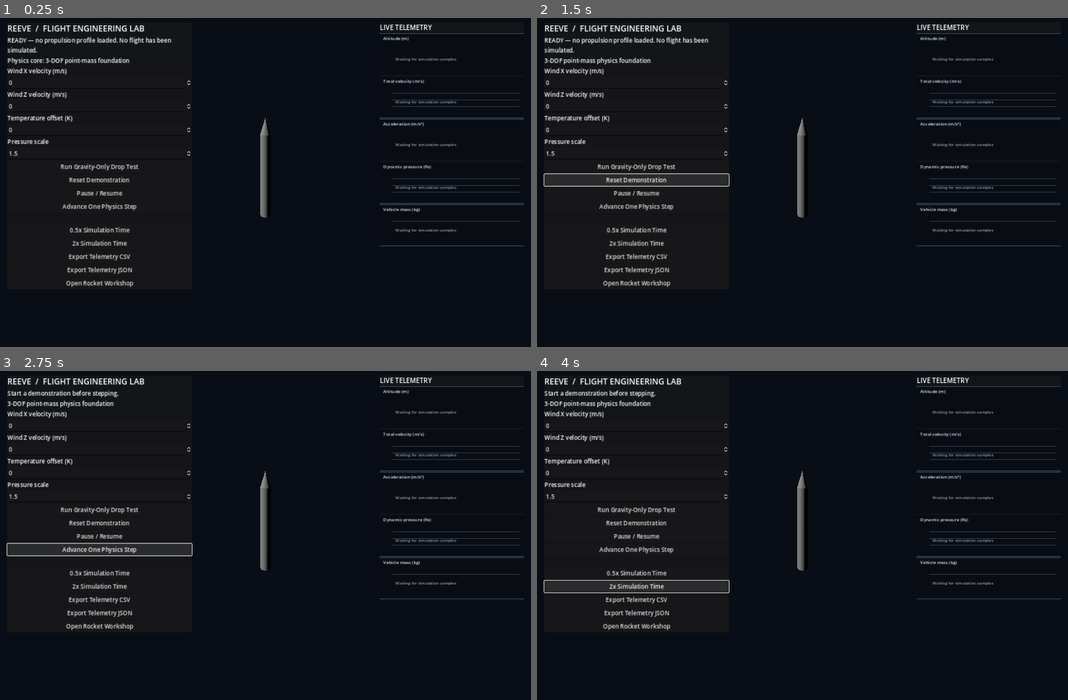
Above: before the commit, frames 1-4 (two rows, left to right).
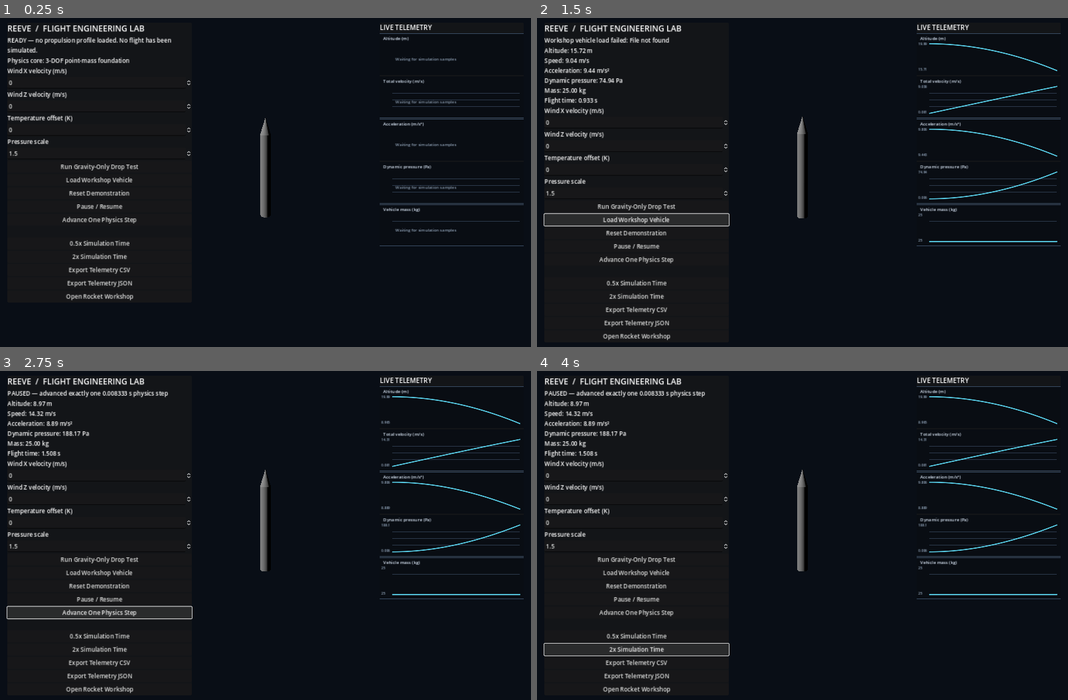
Above: after the commit, the same moments.

Repository: Inflare12/Reeve
Game: Godot game, scene res://scenes/main/main.tscn
Two runs of this game, one before a commit and one after it. Both use one fixed random seed, a clock stepped at 60 frames per second and the inputs below.
Inputs (mouse positions are in pixels of both pictures, inside the frame that each line leads up to):
- Up to frame 1 (0.25 s): no input
- Up to frame 2 (1.5 s): click "Run Gravity-Only Drop Test" at 0.5 s; click (637, 218) at 1.25 s, where only the run after the commit has a clickable "Load Workshop Vehicle"
- Up to frame 3 (2.75 s): click "Advance One Physics Step" at 2 s
- Up to frame 4 (4 s): click "0.5x Simulation Time" at 2.75 s; click "2x Simulation Time" at 3.5 s

The runs differ from the first frame. In frame 1, 1.3% of the frame differs, in the area x 11-26%, y 48-86%; in frame 2, 6.0%; in frame 3, 5.7%; in frame 4, 6.5%, in the area x 1-98%, y 5-98%.

Commit message:
Connect saved workshop mass and reference geometry to Flight Lab gravity-only test

Diff:
--- a/scripts/main.gd
+++ b/scripts/main.gd
@@ -13,6 +13,7 @@
 var wind_z_input: SpinBox
 var temperature_offset_input: SpinBox
 var pressure_scale_input: SpinBox
+var workshop_configuration: ReeveRocketConfiguration
 
 func _ready() -> void:
 	camera.look_at(Vector3(0.0, 2.0, 0.0), Vector3.UP)
@@ -32,6 +33,12 @@
 	gravity_button.text = "Run Gravity-Only Drop Test"
 	gravity_button.pressed.connect(_start_gravity_drop)
 	$CanvasLayer/Panel/Info.add_child(gravity_button)
+
+	var load_workshop_button := Button.new()
+	load_workshop_button.name = "LoadWorkshopVehicleButton"
+	load_workshop_button.text = "Load Workshop Vehicle"
+	load_workshop_button.pressed.connect(_load_workshop_vehicle)
+	$CanvasLayer/Panel/Info.add_child(load_workshop_button)
 
 	var reset_button := Button.new()
 	reset_button.name = "ResetDemoButton"
@@ -120,6 +127,23 @@
 	$CanvasLayer/Panel/Info.add_child(container)
 	return spin
 
+func _load_workshop_vehicle() -> void:
+	var loaded := ReeveRocketConfiguration.new()
+	var load_error: Error = loaded.load_from_file("user://reeve_vehicle.json")
+	if load_error != OK:
+		status_label.text = "Workshop vehicle load failed: %s" % error_string(load_error)
+		return
+	var handoff: Dictionary = loaded.get_flight_handoff()
+	if not bool(handoff.get("ok", false)):
+		status_label.text = "Workshop handoff rejected: %s" % str(handoff.get("error", "unknown error"))
+		return
+	workshop_configuration = loaded
+	status_label.text = "LOADED — %s | %.3f kg | frontal area %.4f m². Cd and propulsion remain unspecified." % [
+		str(handoff.vehicle_name),
+		float(handoff.total_mass_kg),
+		float(handoff.frontal_reference_area_m2)
+	]
+
 func _toggle_pause() -> void:
 	if simulation.state == null:
 		status_label.text = "Start a demonstration before pausing."
@@ -160,16 +184,28 @@
 	status_label.text = "JSON exported to user://reeve_telemetry.json" if result == OK else "JSON export failed: %s" % error_string(result)
 
 func _start_gravity_drop() -> void:
+	var initial_mass_kg: float = 25.0
+	var reference_area_m2: float = PI * 0.28 * 0.28
+	var drag_coefficient: float = 0.5
+	if workshop_configuration != null:
+		var handoff: Dictionary = workshop_configuration.get_flight_handoff()
+		if not bool(handoff.get("ok", false)):
+			status_label.text = "Workshop handoff became invalid: %s" % str(handoff.get("error", "unknown error"))
+			return
+		initial_mass_kg = float(handoff.total_mass_kg)
+		reference_area_m2 = float(handoff.frontal_reference_area_m2)
+		# Unknown vehicle Cd must not be fabricated; use a drag-free mass-transfer test.
+		drag_coefficient = 0.0
 	var initial_state := ReeveFlightState.new()
 	initial_state.position_m = Vector3(0.0, 20.0, 0.0)
-	initial_state.mass_kg = 25.0
+	initial_state.mass_kg = initial_mass_kg
 	initial_state.propellant_remaining_kg = 0.0
 	var model := {
 		"thrust_n": 0.0,
 		"mass_flow_kg_s": 0.0,
-		"dry_mass_kg": 25.0,
-		"drag_coefficient": 0.5,
-		"reference_area_m2": PI * 0.28 * 0.28,
+		"dry_mass_kg": initial_mass_kg,
+		"drag_coefficient": drag_coefficient,
+		"reference_area_m2": reference_area_m2,
 		"ground_altitude_m": 0.0,
 		"atmosphere_conditions": {
 			"temperature_offset_k": temperature_offset_input.value,
@@ -180,7 +216,7 @@
 	if not simulation.configure(initial_state, model, wind_velocity_m_s):
 		status_label.text = "Could not start test: %s" % simulation.last_error
 		return
-	status_label.text = "RUNNING — gravity-only drop test"
+	status_label.text = "RUNNING — gravity-only drop test" if workshop_configuration == null else "RUNNING — workshop mass-transfer check; drag disabled because Cd is unknown"
 	_update_flight_display()
 
 func _reset_demonstration() -> void:
